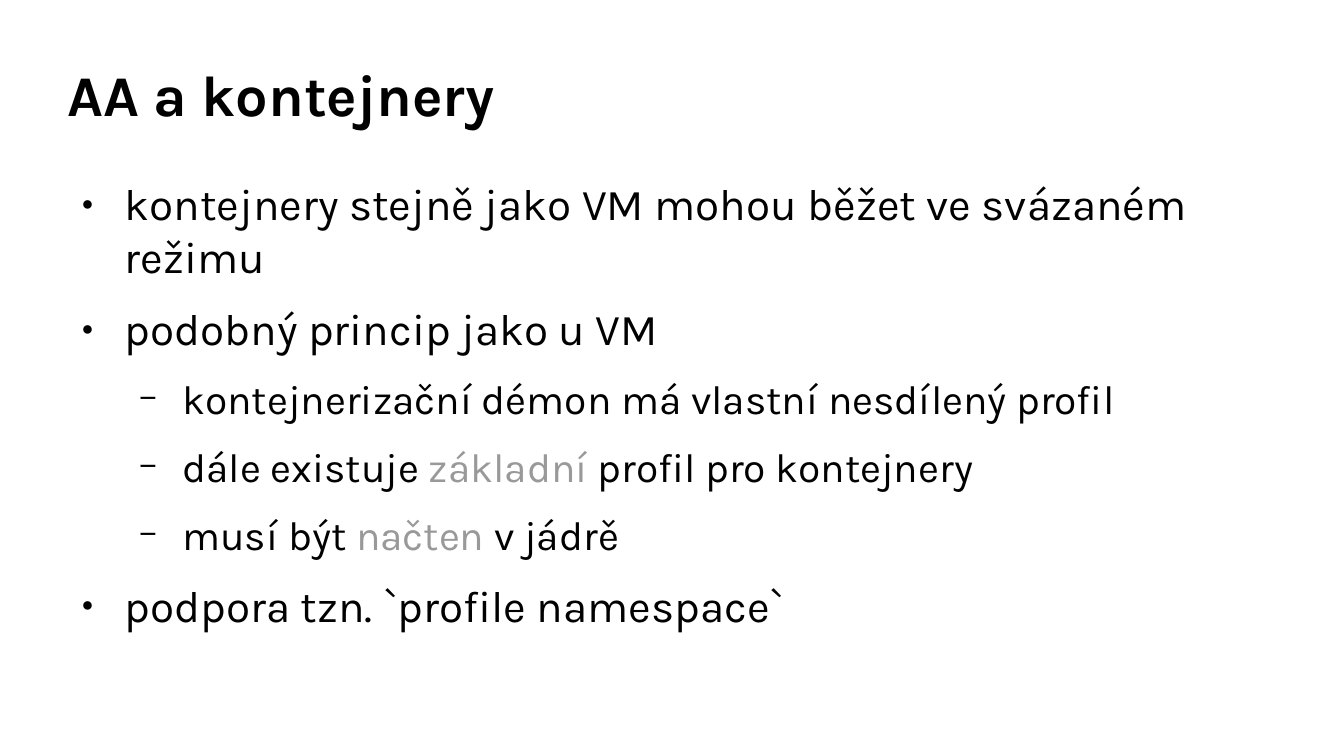
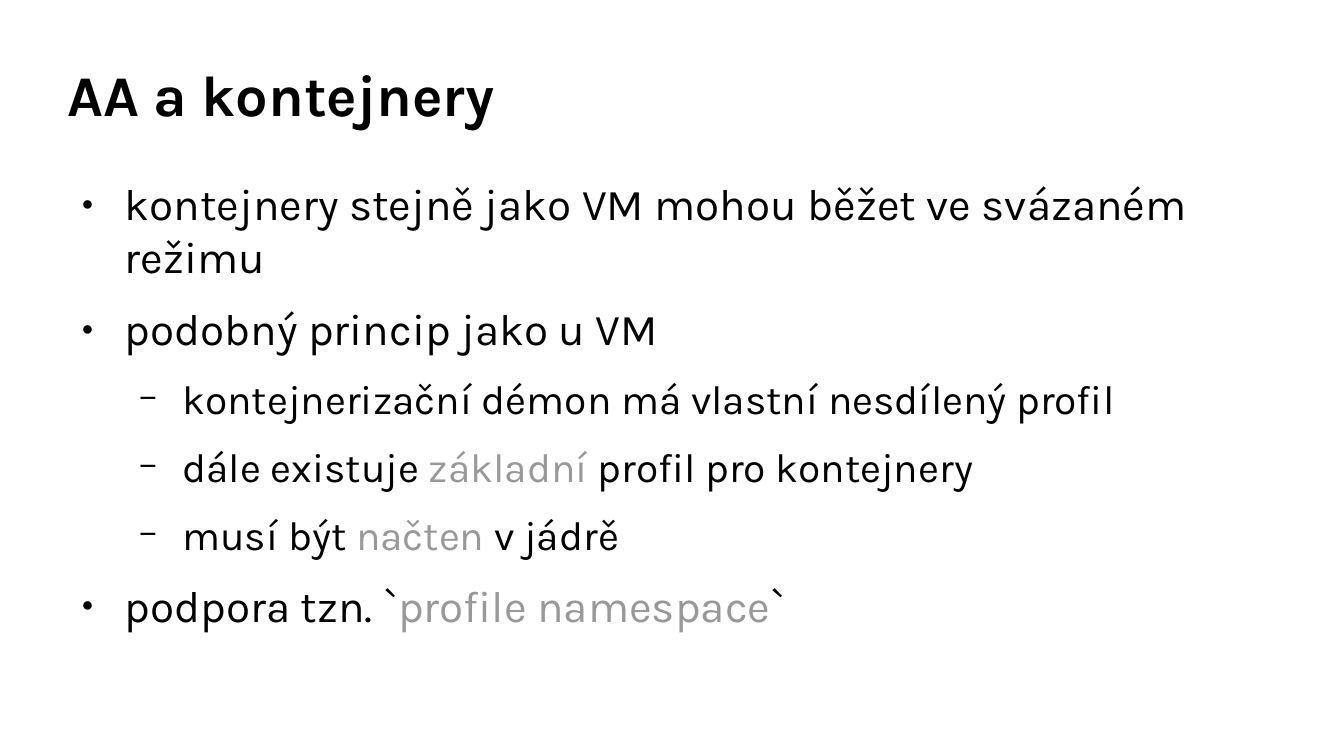
Before and after one commit to djz88/docs, a slide deck: slide 28 of apparmor/apparmor_openalt2017_extended.odp. Drawn at 1344x756 pixels with LibreOffice and Linux fonts; fonts in the diff are those of the drawing; background and template pictures are left out. Boxes give left, top, right and bottom in pixels: in the first picture for what was removed or moved away, otherwise in the second. Text is boxed around its words. In the diff, an @@ line names an element or a change of style, - is before the commit and + after.

```diff
--- a/apparmor/apparmor_openalt2017_extended.odp
+++ b/apparmor/apparmor_openalt2017_extended.odp
@@ text at [125,588,785,633]: text colour #000000 to #999999 in "`profile namespace`" @@
```
Also in this commit, not shown: 3 other slides changed, 1 slide added.
